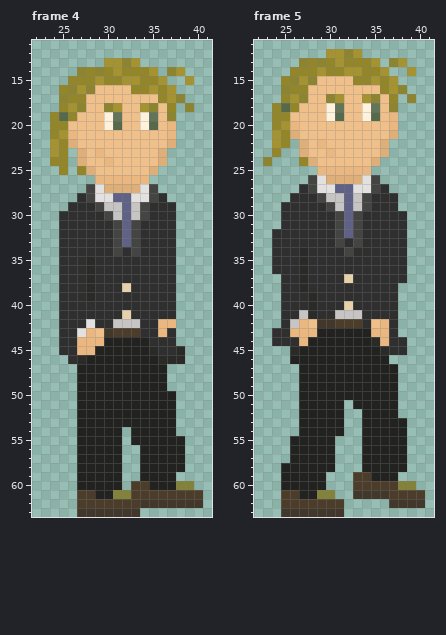
Edited in one commit: pixel-art file (Assets/art/MainCharacters/AandR/AnRWalkR.aseprite). Above, as it was before the edit.
64x64 pixels, 5 frames. Colours within 5 levels of each other are drawn and written as one. Shown: frame 4: x 22..41, y 11..63; frame 5: x 22..41, y 11..63. The commit also changed other frames, which this record leaves out.
After the commit:
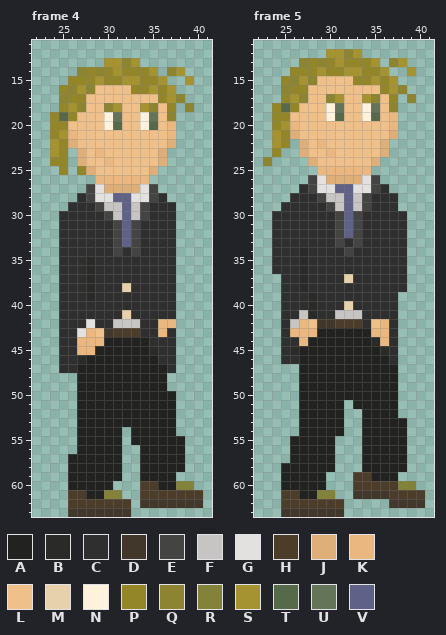
Palette (. is transparent): A #222221  B #2a2a29  C #2f2f2f  D #41372b  E #444542  F #c6c5c3  G #e3e1df  H #4c3d2a  J #deaf79  K #e9b77f  L #f0c08b  M #e7d1ab  N #fef2dc  P #928629  Q #8c8430  R #83823a  S #a59331  T #56694a  U #637458  V #5f6186
Changes in this commit:
--- frame 4
@@ x 22..41 @@
 44 ...CCKKKAAAAACCC....
-45 ...CCKKAAAAAABCCB...
-46 ....CBAAAAAAAABBB...
-47 .....AAAAAAAAAA.....
+45 ...CCKKAAAAAABCC....
+46 ...CCBAAAAAAAACC....
+47 ...CCAAAAAAAAAAC....
 48 .....AAAAAAAAAA.....
@@ x 24..37 @@
 56 ...AAAAA..AAAA
-57 ...AAAAA..AAAA
-58 ...AAAAA..AAAA
-59 ...AAAAA..AAAA
-60 ...AAAAA.HHAAA
-61 ...HHAARRHHHHH
-62 ...HHHHHHHDDDD
-63 ...DDDDDDD....
+57 ..AAAAAA..AAAA
+58 ..AAAAAA..AAAA
+59 ..AAAAAA..AAAA
+60 ..AAAAA...HHAA
+61 ..HHAARR..HHHH
+62 ..HHHHHHH.DDDD
+63 ..DDDDDDD.....
--- frame 5
@@ x 25..29 @@
 23 ..JLL
-24 ..PJL
+24 ...JL
 25 ....K
@@ x 22..26 @@
 29 ...CC
-30 ...CC
-31 ...CC
+30 ..CCC
+31 ..CCC
 32 ..CCC
@@ x 36..40 @@
 37 CCC..
-38 CC...
+38 CCC..
 39 CC...
@@ x 22..41 @@
 42 ...CFKLDDHHHCLKC....
-43 ..CCKKKAAAAAAKKC....
-44 ..CCCKAAAAAAABKCC...
-45 ....BAAAAAAAAABCC...
-46 ....AAAAAAAAAAA.....
+43 ...CKKKAAAAAAKKC....
+44 ...CCKAAAAAAABKC....
+45 ...CBAAAAAAAAABC....
+46 ...CCAAAAAAAAAAC....
 47 .....AAAAAAAAAAA....
